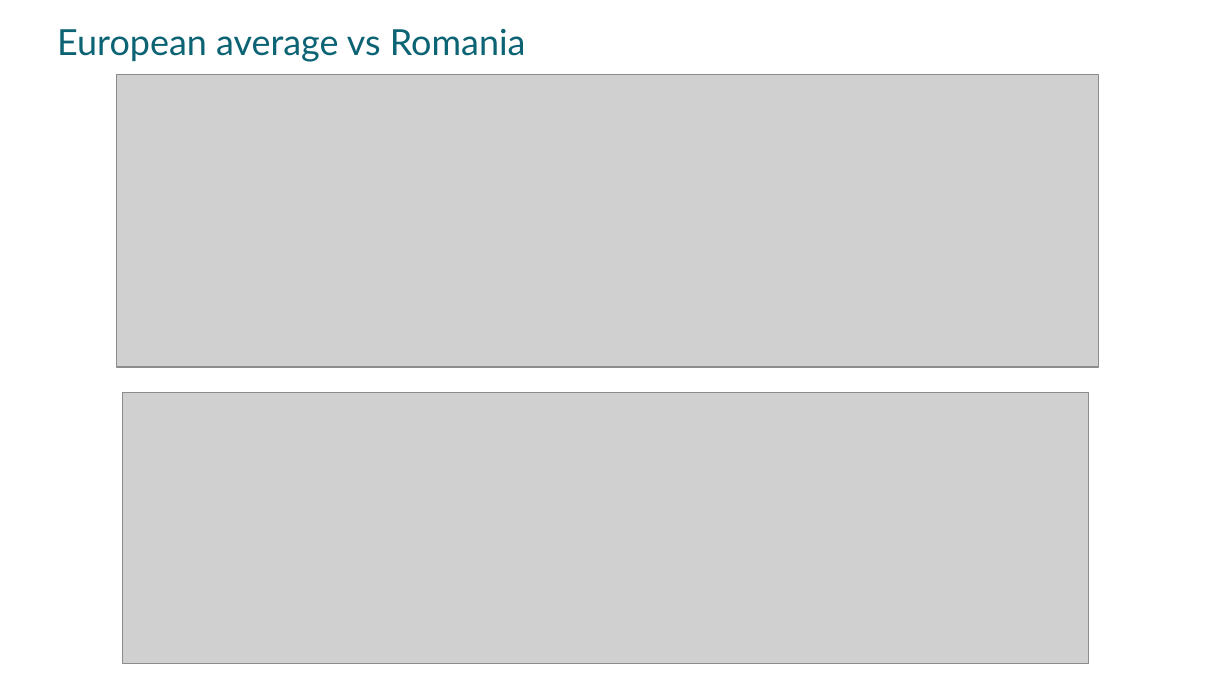
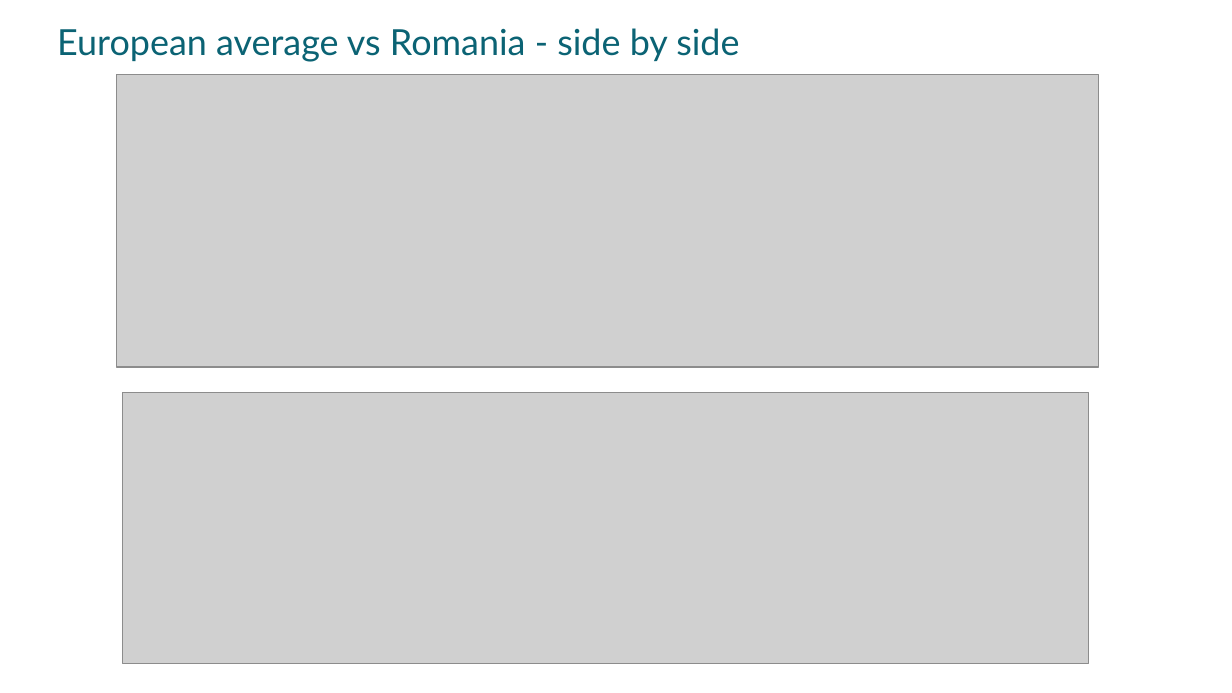
Before and after one commit to mehanix/RoEduAttainment, a slide deck: slide 9 of Presentation.pptx. Drawn at 1232x693 pixels with LibreOffice and Linux fonts; fonts in the diff are those of the drawing; grey boxes stand for pictures. Boxes give left, top, right and bottom in pixels: in the first picture for what was removed or moved away, otherwise in the second. Text is boxed around its words. In the diff, an @@ line names an element or a change of style, - is before the commit and + after.

```diff
--- a/Presentation.pptx
+++ b/Presentation.pptx
@@ text at (57,28,739,62): text changed @@
-European average vs Romania
+European average vs Romania - side by side
```
Also in this commit, not shown: 6 other slides changed, 2 other files.
